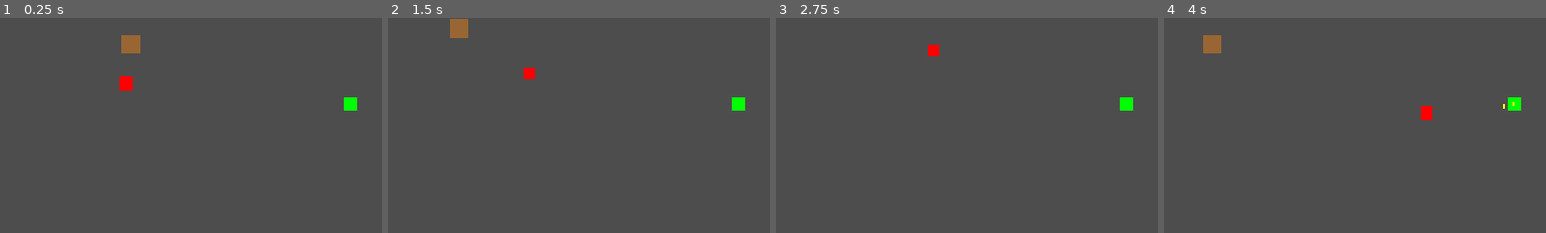
Above: before the commit, frames 1-4 (left to right).
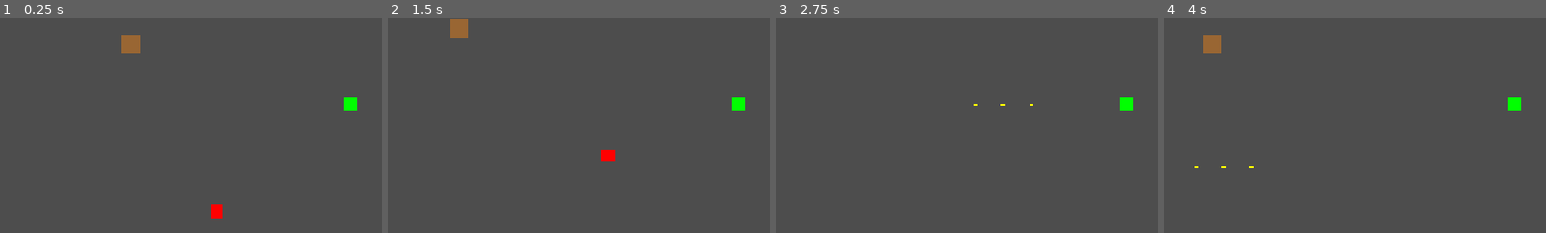
Above: after the commit, the same moments.

Repository: felang/utoland
Game: Godot game, scene res://scenes/main.tscn
The game is run twice, just before and just after one commit, with the same random seed, the same clock (stepped at 60 frames per second) and the same inputs.
Inputs:
- Up to frame 1 (0.25 s): no input
- Up to frame 2 (1.5 s): tap Enter at 0.5 s; hold D (move_right) 0.53-1.28 s; tap 1 at 0.6 s; hold S (move_down) from 1.28 s (still down); tap 2 at 1.35 s
- Up to frame 3 (2.75 s): release S (move_down) at 2.03 s; hold D (move_right) from 2.03 s (still down); tap 3 at 2.1 s
- Up to frame 4 (4 s): release D (move_right) at 2.78 s; hold W (move_up) 2.78-3.53 s; tap 4 at 2.85 s; hold A (move_left) from 3.53 s (still down); tap 1 at 3.6 s
The pictures show only the part of the screen within x 4-54%, y 30-80%; the shares and areas given below are measured in that part.

The runs differ from the first frame. In frame 1, 0.4% of the frame differs, in the area x 31-59%, y 27-94%; in frame 2, 0.4%; in frame 3, 0.2%; in frame 4, 0.3%.

Commit message:
feat: 修改敌人生成为地图内随机位置，避免边界外生成

Diff:
--- a/scripts/enemy_spawner.gd
+++ b/scripts/enemy_spawner.gd
@@ -26,9 +26,26 @@
 		if not player:
 			return
 
-	var angle = randf() * TAU
-	var offset = Vector2(cos(angle), sin(angle)) * spawn_distance
-	var spawn_pos = player.global_position + offset
+	# Map boundaries with margin
+	var map_min_x = -1250.0
+	var map_max_x = 1250.0
+	var map_min_y = -950.0
+	var map_max_y = 950.0
+	var min_distance_from_player = 200.0
+
+	var spawn_pos = Vector2.ZERO
+	var attempts = 0
+	var max_attempts = 10
+
+	# Try to find a valid spawn position
+	while attempts < max_attempts:
+		spawn_pos.x = randf_range(map_min_x, map_max_x)
+		spawn_pos.y = randf_range(map_min_y, map_max_y)
+
+		# Check if far enough from player
+		if player.global_position.distance_to(spawn_pos) >= min_distance_from_player:
+			break
+		attempts += 1
 
 	var enemy = enemy_scene.instantiate()
 	enemy.global_position = spawn_pos
